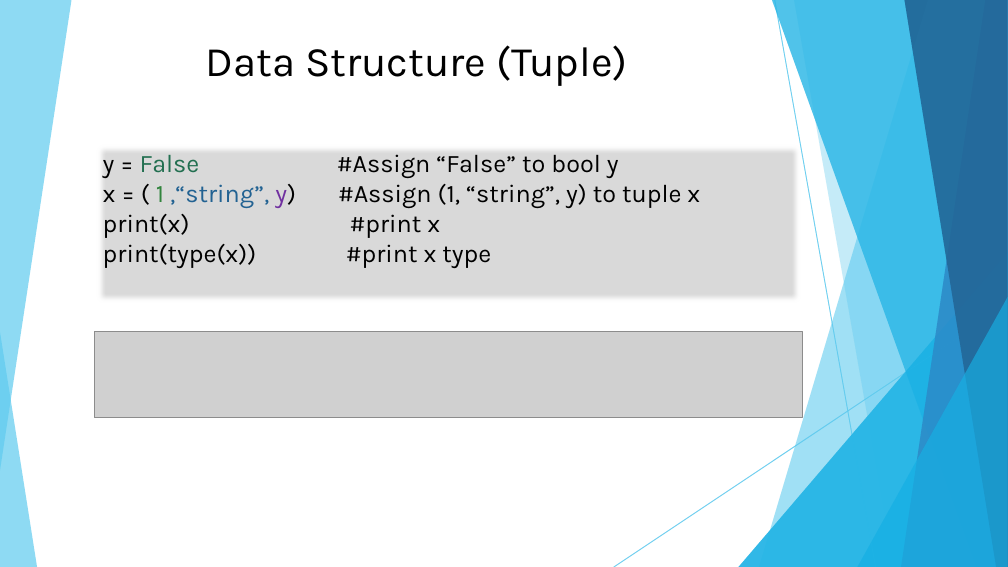
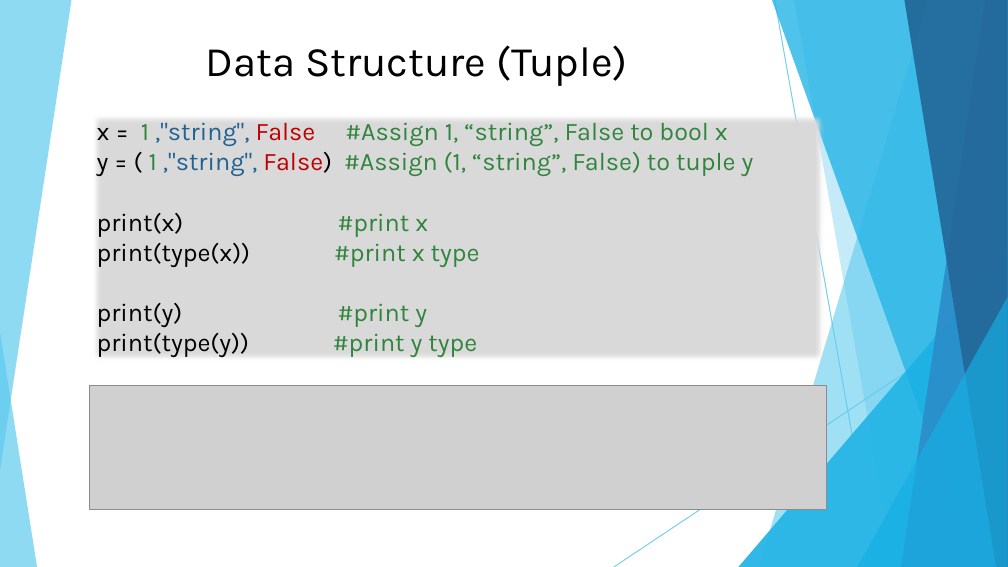
Before and after one commit to DavidChu0424/PythonIntroduction, a slide deck: slide 36 of Python Introduction.pptx (slide 31 before the commit). Drawn at 1008x567 pixels with LibreOffice and Linux fonts; fonts in the diff are those of the drawing; grey boxes stand for pictures. Boxes give left, top, right and bottom in pixels: in the first picture for what was removed or moved away, otherwise in the second. Text is boxed around its words. In the diff, an @@ line names an element or a change of style, - is before the commit and + after.

```diff
--- a/Python Introduction.pptx
+++ b/Python Introduction.pptx
@@ text "x = 1 ,"string", False ..." moved from (x1=95, y1=143, x2=802, y2=303) to (x1=97, y1=122, x2=754, y2=357) @@
@@ text at (x1=97, y1=122, x2=754, y2=176): text changed; text colour #000000 to #31843D @@
-y = False #Assign “False” to bool y
-x = ( 1 ,“string”, y) #Assign (1, “string”, y) to tuple x
+x = 1 ,"string", False #Assign 1, “string”, False to bool x
+y = ( 1 ,"string", False) #Assign (1, “string”, False) to tuple y
@@ text at (x1=97, y1=213, x2=480, y2=267): text colour #000000 to #31843D in "#print x", "#print x type" @@
@@ text at (x1=97, y1=303, x2=477, y2=357): paragraphs added @@
+print(y) #print y
+print(type(y)) #print y type
@@ picture removed at (x1=94, y1=331, x2=802, y2=418) @@
@@ picture added at (x1=89, y1=386, x2=827, y2=510) @@
```
Also in this commit, not shown: 38 other slides changed, 12 slides added.
